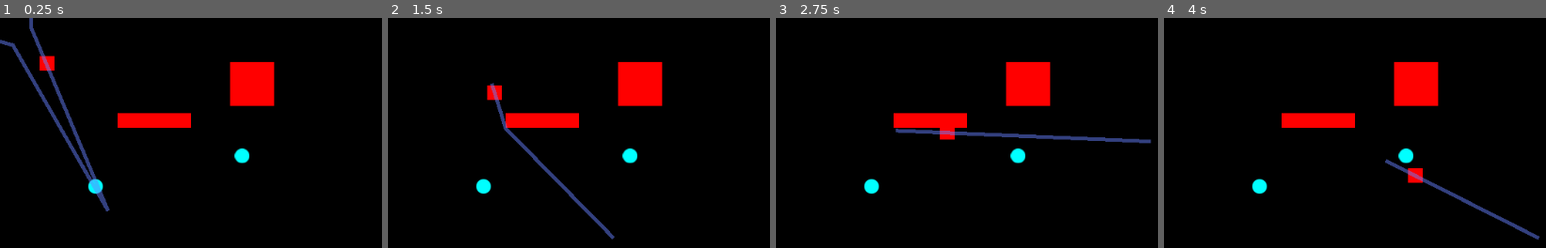
Above: before the commit, frames 1-4 (left to right).
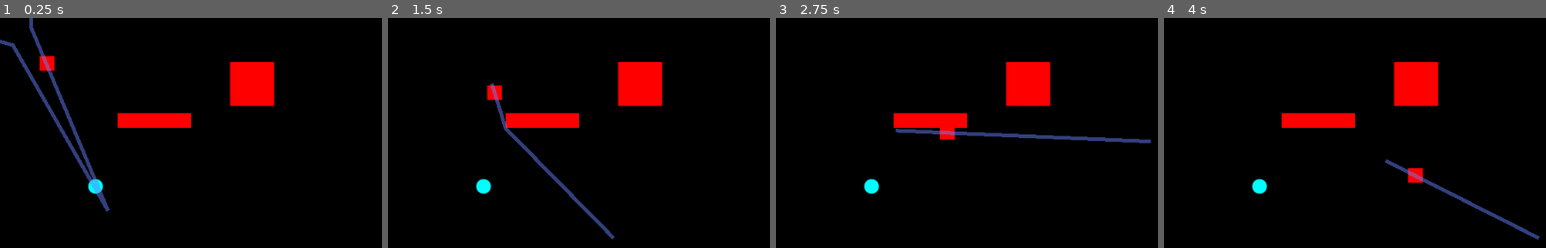
Above: after the commit, the same moments.

Repository: hsandt/bot-competition
Game: Godot game, scene res://Scenes/Arena.tscn
Two runs of this game, one before a commit and one after it. Both use one fixed random seed, a clock stepped at 60 frames per second and the inputs below.
Inputs (mouse positions are in pixels of both pictures, inside the frame that each line leads up to):
- Up to frame 1 (0.25 s): no input
- Up to frame 2 (1.5 s): tap Enter at 0.5 s; move the mouse to (outside the picture) at 0.52 s; press the mouse at (outside the picture) at 0.53 s; hold Right (ui_right) 0.53-1.28 s; move the mouse to (outside the picture) at 1.27 s; release the mouse at (outside the picture) at 1.28 s; hold Down (ui_down) from 1.28 s (still down); click (outside the picture) at 1.35 s
- Up to frame 3 (2.75 s): tap Space at 2 s; move the mouse to (outside the picture) at 2.02 s; release Down (ui_down) at 2.03 s; press the mouse at (outside the picture) at 2.03 s; hold Right (ui_right) from 2.03 s (still down)
- Up to frame 4 (4 s): tap Enter at 2.75 s; move the mouse to (outside the picture) at 2.77 s; release Right (ui_right) at 2.78 s; release the mouse at (outside the picture) at 2.78 s; hold Up (ui_up) 2.78-3.53 s; click (outside the picture) at 2.85 s; tap Space at 3.5 s; move the mouse to (outside the picture) at 3.52 s; press the mouse at (outside the picture) at 3.53 s; hold Left (ui_left) from 3.53 s (still down)

The runs differ from the first frame. In frame 1, 0.2% of the frame differs, in the area x 61-66%, y 56-64%; in frame 2, 0.2%; in frame 3, 0.2%; in frame 4, 0.2%.

Commit message:
[PALET] Character can pick palet

Diff:
--- a/Scenes/Arena.tscn
+++ b/Scenes/Arena.tscn
@@ -4,7 +4,7 @@
 [ext_resource path="res://Scenes/Prefabs/Goal.tscn" type="PackedScene" id=2]
 [ext_resource path="res://Scenes/Prefabs/AppManager.tscn" type="PackedScene" id=3]
 [ext_resource path="res://Scripts/Character.gd" type="Script" id=4]
-[ext_resource path="res://Scenes/Navigation2D.gd" type="Script" id=5]
+[ext_resource path="res://Scripts/Navigation2D.gd" type="Script" id=5]
 [ext_resource path="res://Tilesets/tileset.tres" type="TileSet" id=6]
 [ext_resource path="res://Scenes/Prefabs/Palet.tscn" type="PackedScene" id=7]
 
@@ -44,6 +44,8 @@
 "player",
 ]]
 position = Vector2( 64.0776, 62.2726 )
+collision_layer = 8
+collision_mask = 15
 script = ExtResource( 4 )
 __meta__ = {
 "_edit_group_": true
@@ -77,7 +79,7 @@
 format = 1
 
 [node name="Palet" parent="." instance=ExtResource( 7 )]
-position = Vector2( 329.411, 188.322 )
+position = Vector2( 72.4784, 76.8901 )
 
 [node name="Palet2" parent="." instance=ExtResource( 7 )]
 position = Vector2( 130, 230 )
--- a/Scenes/Prefabs/Goal.tscn
+++ b/Scenes/Prefabs/Goal.tscn
@@ -29,5 +29,3 @@
 
 [connection signal="body_entered" from="Area2D" to="." method="_on_Area2D_body_entered"]
 [connection signal="body_exited" from="Area2D" to="." method="_on_Area2D_body_exited"]
-[connection signal="renamed" from="Area2D/CollisionShape2D" to="." method="_on_CollisionShape2D_renamed"]
-[connection signal="tree_exited" from="Area2D/CollisionShape2D" to="Area2D/CollisionShape2D" method="_on_CollisionShape2D_tree_exited"]
--- a/Scenes/Prefabs/Palet.tscn
+++ b/Scenes/Prefabs/Palet.tscn
@@ -1,15 +1,20 @@
-[gd_scene load_steps=3 format=2]
+[gd_scene load_steps=4 format=2]
 
-[ext_resource path="res://Graphics/Sprites/disc_cyan.png" type="Texture" id=1]
+[ext_resource path="res://Scripts/Palet.gd" type="Script" id=1]
+[ext_resource path="res://Graphics/Sprites/disc_cyan.png" type="Texture" id=2]
 
 [sub_resource type="CircleShape2D" id=1]
 
 [node name="Palet" type="Node2D"]
+script = ExtResource( 1 )
 
 [node name="Sprite" type="Sprite" parent="."]
-texture = ExtResource( 1 )
+texture = ExtResource( 2 )
 
-[node name="StaticBody2D" type="StaticBody2D" parent="."]
+[node name="Area2D" type="Area2D" parent="."]
+collision_mask = 8
 
-[node name="CollisionShape2D" type="CollisionShape2D" parent="StaticBody2D"]
+[node name="CollisionShape2D" type="CollisionShape2D" parent="Area2D"]
 shape = SubResource( 1 )
+
+[connection signal="body_entered" from="Area2D" to="." method="_on_Area2D_body_entered"]
--- a/Scripts/Character.gd
+++ b/Scripts/Character.gd
@@ -72,5 +72,9 @@
 	for i in range(path.size()):
 		line_2D.points[i] -= navigation2D.global_position
 
+func pick_palet(palet):
+	print("Pick palet: " + str(palet.name))
+	palet.queue_free()
+
 func _draw():
 	pass
--- /dev/null
+++ b/Scripts/Palet.gd
@@ -0,0 +1,10 @@
+extends Node2D
+
+# Called when the node enters the scene tree for the first time.
+func _ready():
+	pass # Replace with function body.
+
+func _on_Area2D_body_entered(body):
+	# don't get_script, use the node directly
+	if body.has_method("pick_palet"):
+		body.pick_palet(self)
--- a/project.godot
+++ b/project.godot
@@ -37,6 +37,13 @@
  ]
 }
 
+[layer_names]
+
+2d_physics/layer_1="Environment"
+2d_physics/layer_2="Props"
+2d_physics/layer_3="Items"
+2d_physics/layer_4="Character"
+
 [rendering]
 
 environment/default_clear_color=Color( 0, 0, 0, 1 )
Renamed: Scenes/Navigation2D.gd -> Scripts/Navigation2D.gd
